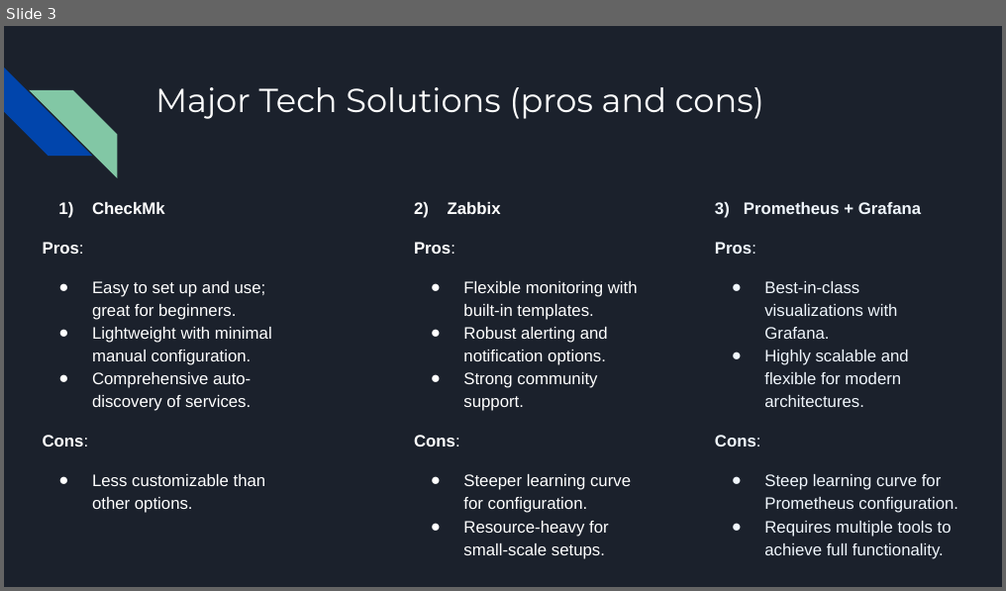
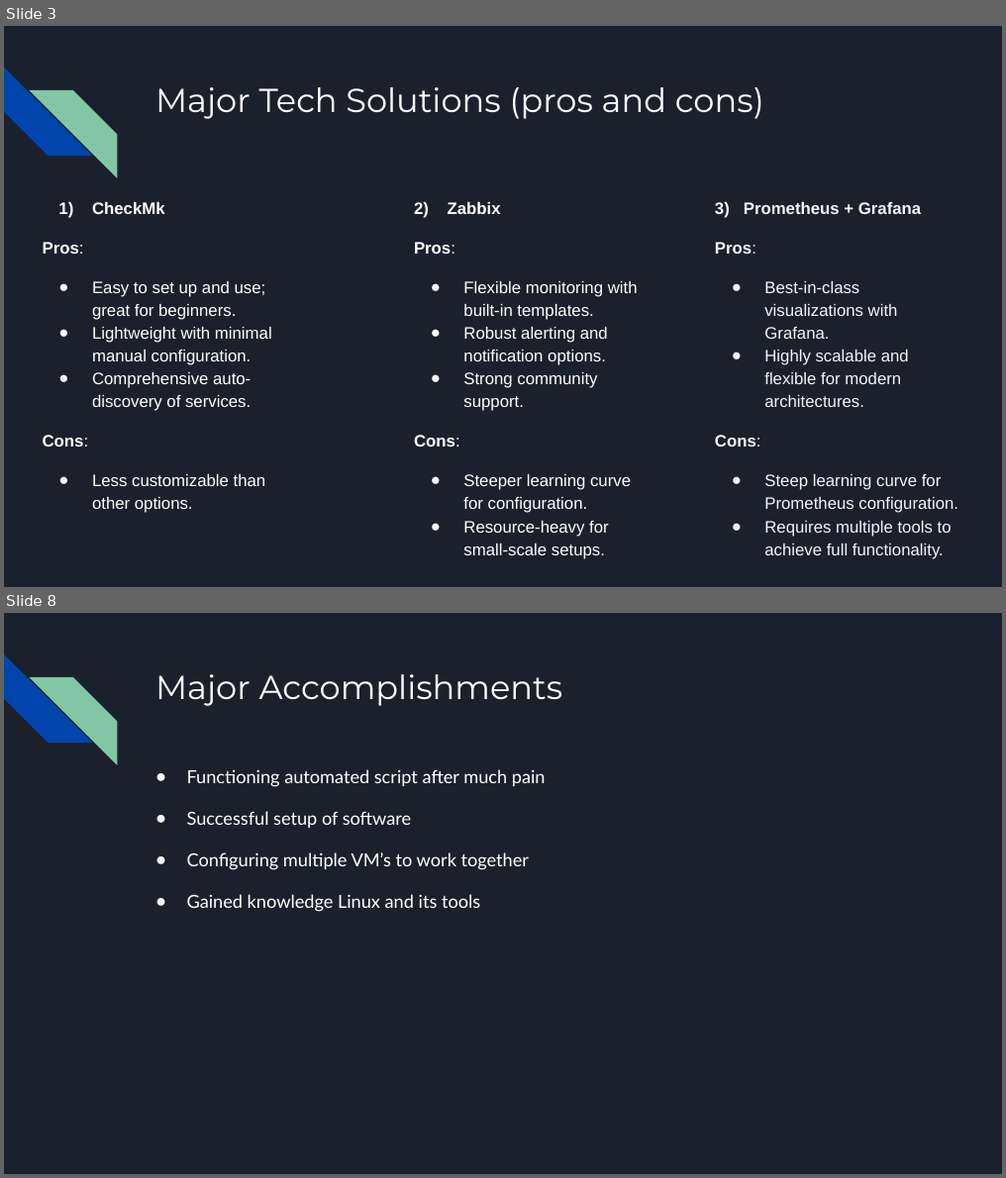
Before and after one commit to 4lex16/UnixProject, a slide deck: System Monitoring and Managing (1).pptx. Shown one above the other, each under a label of ours: slide 3 before the commit, slides 3 and 8 after it; the slides between them are not shown. The pictures are 1006x591 and 1006x1178 pixels, drawn with LibreOffice and Linux fonts; fonts in the diff are those of the drawing. Boxes give left, top, right and bottom in pixels: in the first picture for what was removed or moved away, otherwise in the second. Text is boxed around its words. In the diff, an @@ line names an element or a change of style, - is before the commit and + after.

```diff
--- a/System Monitoring and Managing (1).pptx
+++ b/System Monitoring and Managing (1).pptx
@@ slide 8 added at box(4, 613, 1002, 1174), background #1B212C; not listed: 2 template elements that a slide beside it also shows @@
@@ title added at box(155, 674, 563, 706), 24 pt, text #FFFFFF @@
+Major Accomplishments
@@ text added at box(187, 769, 546, 912), 13 pt, text #FFFFFF @@
+● Functioning automated script after much pain
+● Successful setup of software
+● Configuring multiple VM’s to work together
+● Gained knowledge Linux and its tools
```
Also in this commit, not shown: 8 slides changed, 1 slide removed.
